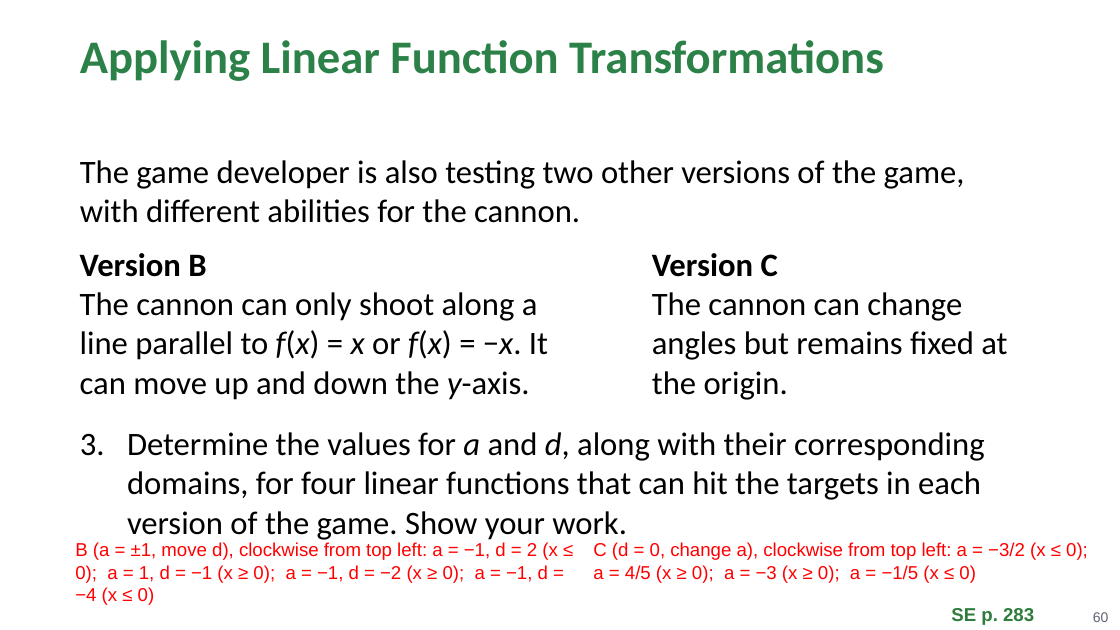
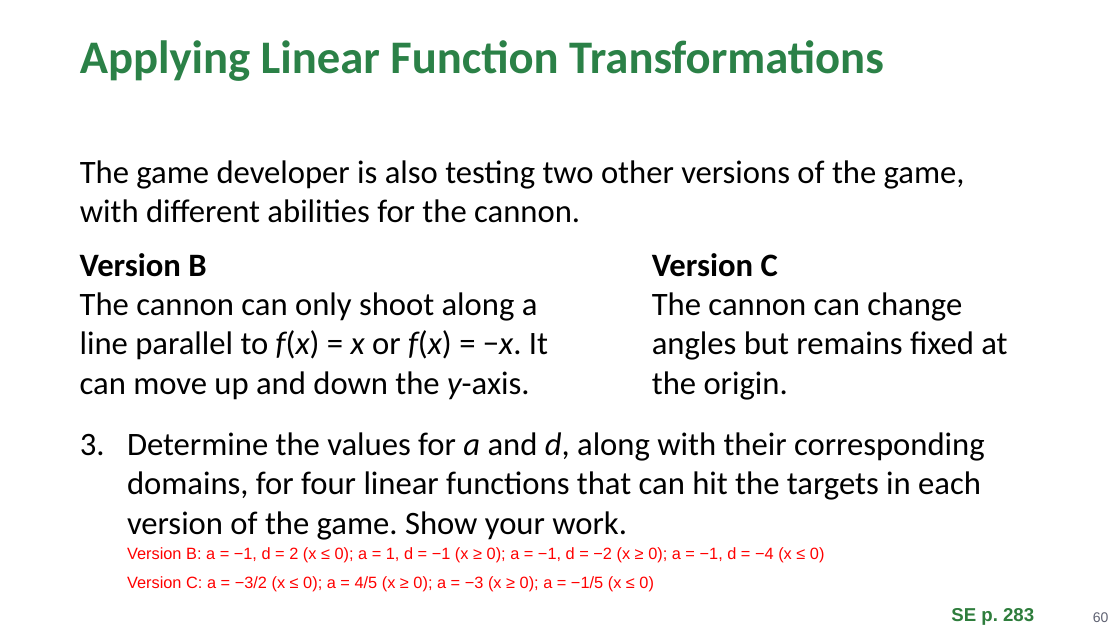
Before and after one commit to Apolloat2022/Algebra1M2U1L4, a slide deck: slide 60 of Module 2 topic 2/BLMathematics_AlgI_M2_T2_L1_LessonSlides_ENG_with_answers.pptx. Drawn at 1120x630 pixels with LibreOffice and Linux fonts; fonts in the diff are those of the drawing; background and template pictures are left out. Boxes give left, top, right and bottom in pixels: in the first picture for what was removed or moved away, otherwise in the second. Text is boxed around its words. In the diff, an @@ line names an element or a change of style, - is before the commit and + after.

```diff
--- a/Module 2 topic 2/BLMathematics_AlgI_M2_T2_L1_LessonSlides_ENG_with_answers.pptx
+++ b/Module 2 topic 2/BLMathematics_AlgI_M2_T2_L1_LessonSlides_ENG_with_answers.pptx
@@ text removed at box(75, 542, 558, 605) @@
-B (a = ±1, move d), clockwise from top left: a = −1, d = 2 (x ≤ 0); a = 1, d = −1 (x ≥ 0); a = −1, d = −2 (x ≥ 0); a = −1, d = −4 (x ≤ 0)
@@ text at box(127, 547, 825, 591): paragraphs added @@
+  Version B: a = −1, d = 2 (x ≤ 0); a = 1, d = −1 (x ≥ 0); a = −1, d = −2 (x ≥ 0); a = −1, d = −4 (x ≤ 0)
+  Version C: a = −3/2 (x ≤ 0); a = 4/5 (x ≥ 0); a = −3 (x ≥ 0); a = −1/5 (x ≤ 0)
@@ text removed at box(593, 542, 1088, 583) @@
-C (d = 0, change a), clockwise from top left: a = −3/2 (x ≤ 0); a = 4/5 (x ≥ 0); a = −3 (x ≥ 0); a = −1/5 (x ≤ 0)
```
Also in this commit, not shown: 11 other slides changed, 4 other files.
